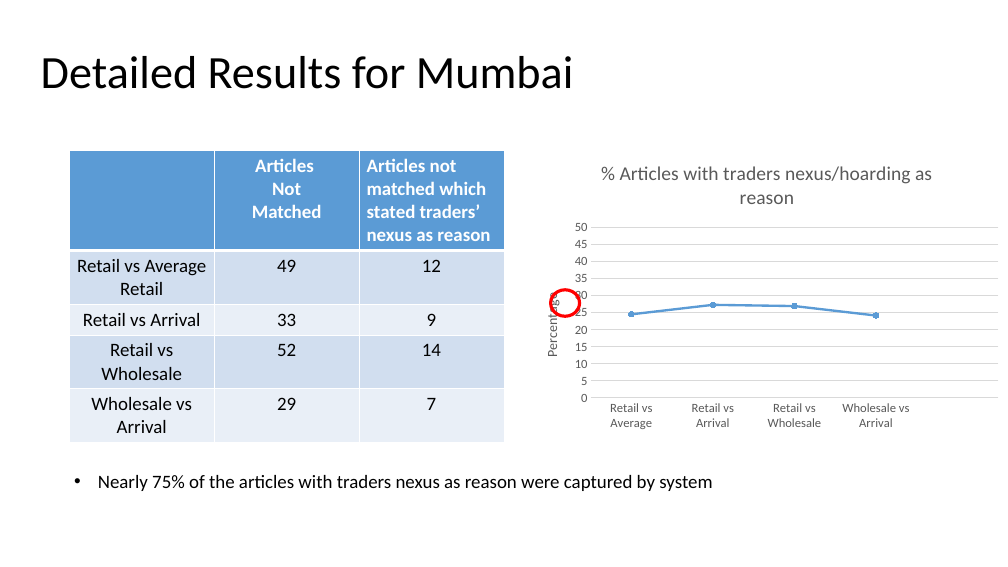
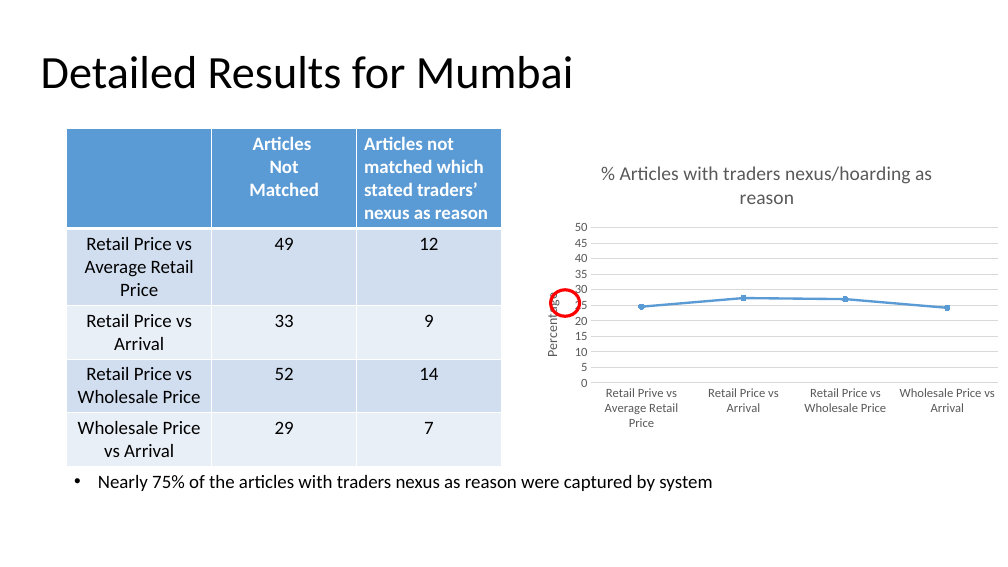
Before and after one commit to baldvaritesh/mtp, a slide deck: slide 16 of thesisPresentation/Thesis - Updated.pptx. Drawn at 1008x567 pixels with LibreOffice and Linux fonts; fonts in the diff are those of the drawing. Boxes give left, top, right and bottom in pixels: in the first picture for what was removed or moved away, otherwise in the second. Text is boxed around its words. In the diff, an @@ line names an element or a change of style, - is before the commit and + after.

```diff
--- a/thesisPresentation/Thesis - Updated.pptx
+++ b/thesisPresentation/Thesis - Updated.pptx
@@ table at box(67, 129, 502, 461) @@
-row 2, column 1: Retail vs Average Retail
+row 2, column 1: Retail Price vs Average Retail Price
-row 3, column 1: Retail vs Arrival
+row 3, column 1: Retail Price vs Arrival
-row 4, column 1: Retail vs Wholesale
+row 4, column 1: Retail Price vs Wholesale Price
-row 5, column 1: Wholesale vs Arrival
+row 5, column 1: Wholesale Price vs Arrival
@@ table: place and size @@
-table at box(70, 151, 505, 439)
+table at box(67, 129, 502, 461)
@@ line chart at box(526, 148, 1008, 437) @@
-categories: Retail vs Average, Retail vs Arrival, Retail vs Wholesale, Wholesale vs Arrival
+categories: Retail Prive vs Average Retail Price, Retail Price vs Arrival, Retail Price vs Wholesale Price, Wholesale Price vs Arrival
-% Matched: 24.49, 27.27, 26.92, 24.13, -
+Series 1: 24, 27, 27, 24
@@ data labels of Series 1 added @@
```
Also in this commit, not shown: 8 other slides changed.
